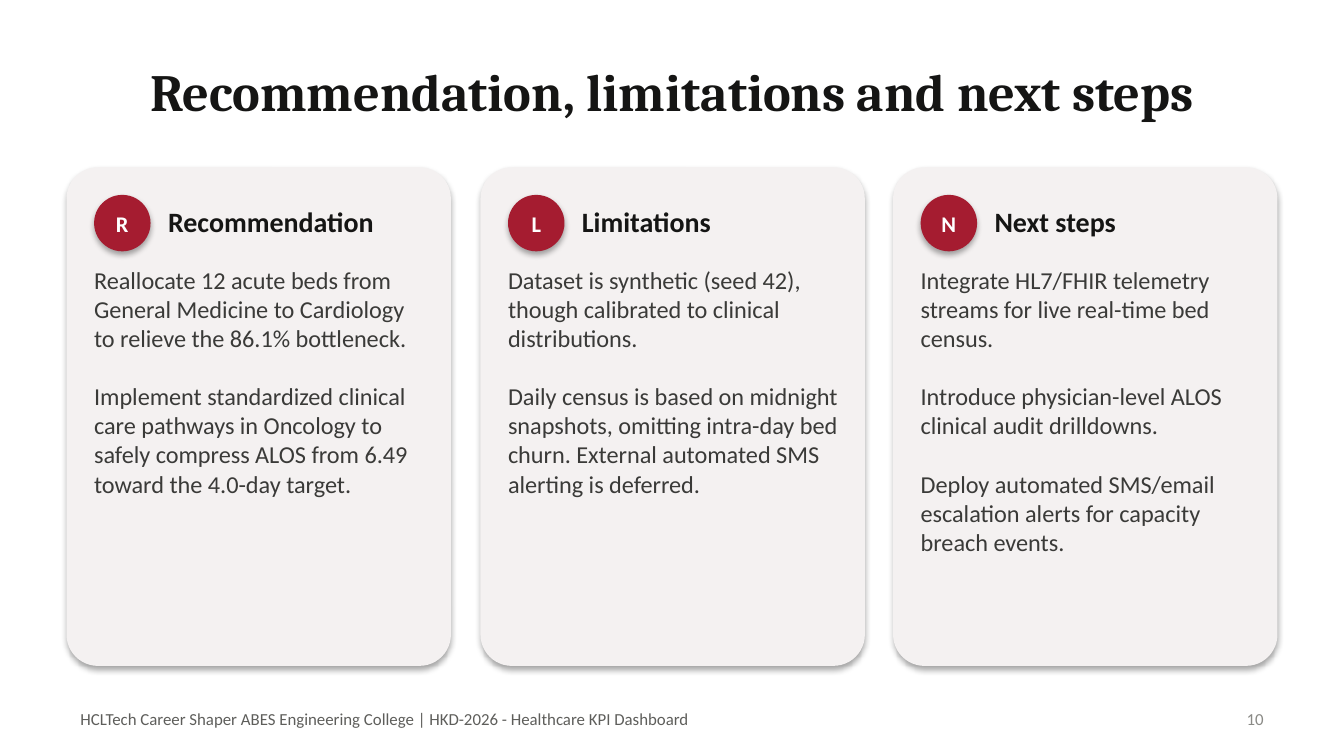
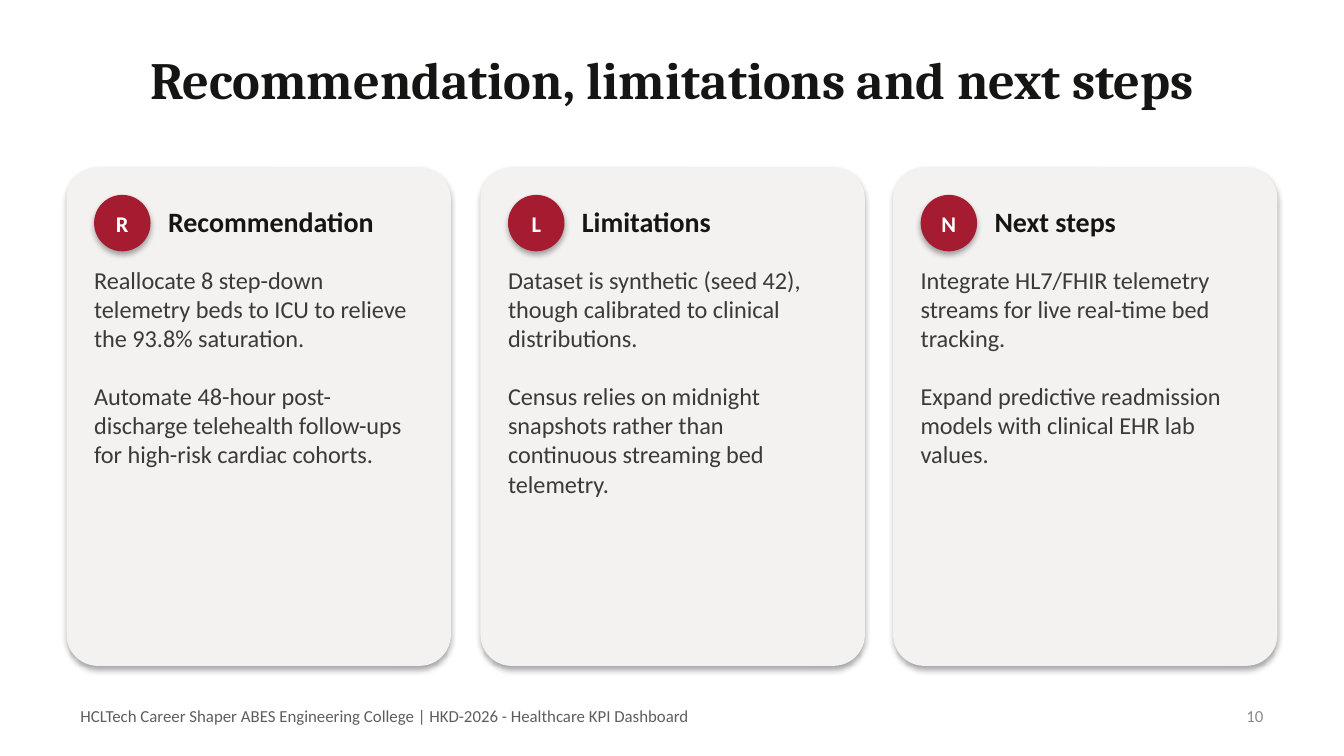
Before and after one commit to ayushpal1506/HclTraining, a slide deck: slide 10 of docs/HKD-2026_Presentation.pptx. Drawn at 1344x756 pixels with LibreOffice and Linux fonts; fonts in the diff are those of the drawing. Boxes give left, top, right and bottom in pixels: in the first picture for what was removed or moved away, otherwise in the second. Text is boxed around its words. In the diff, an @@ line names an element or a change of style, - is before the commit and + after.

Commit message:
fix(presentation): full-bleed slide shapes and complete high-resolution visual text rendering

```diff
--- a/docs/HKD-2026_Presentation.pptx
+++ b/docs/HKD-2026_Presentation.pptx
@@ rectangle added at [0, 0, 1344, 755], fill #FFFFFF @@
@@ vertical alignment middle to top in 3 elements at [80, 710, 688, 725], [1246, 711, 1263, 722], [150, 62, 1193, 110] @@
@@ text at [94, 272, 407, 467]: text changed @@
-Reallocate 12 acute beds from General Medicine to Cardiology to relieve the 86.1% bottleneck.
-Implement standardized clinical care pathways in Oncology to safely compress ALOS from 6.49 toward the 4.0-day target.
+Reallocate 8 step-down telemetry beds to ICU to relieve the 93.8% saturation.
+Automate 48-hour post-discharge telehealth follow-ups for high-risk cardiac cohorts.
@@ text at [921, 272, 1220, 463]: text changed @@
-Integrate HL7/FHIR telemetry streams for live real-time bed census.
-Introduce physician-level ALOS clinical audit drilldowns.
-Deploy automated SMS/email escalation alerts for capacity breach events.
+Integrate HL7/FHIR telemetry streams for live real-time bed tracking.
+Expand predictive readmission models with clinical EHR lab values.
@@ text at [508, 388, 764, 497]: text changed @@
-Daily census is based on midnight snapshots, omitting intra-day bed churn. External automated SMS alerting is deferred.
+Census relies on midnight snapshots rather than continuous streaming bed telemetry.
```
Also in this commit, not shown: 10 other slides changed, 15 other files.
